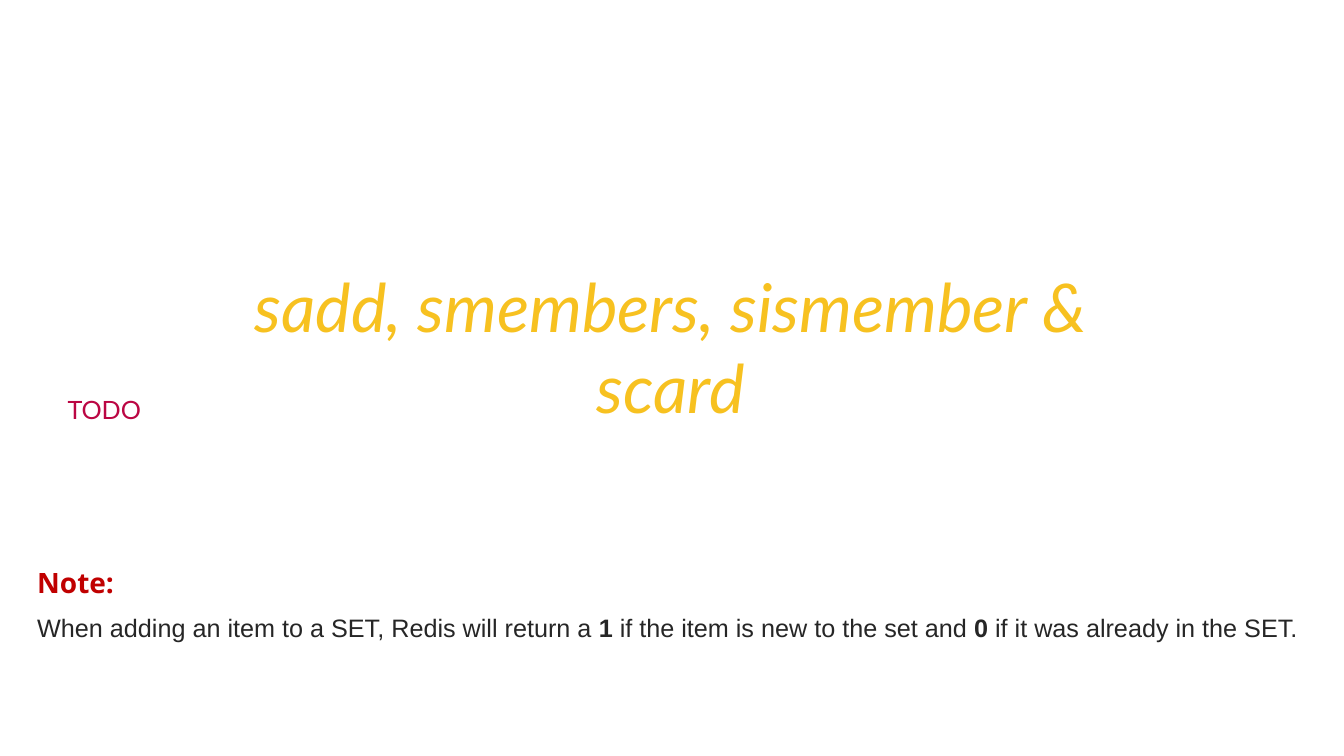
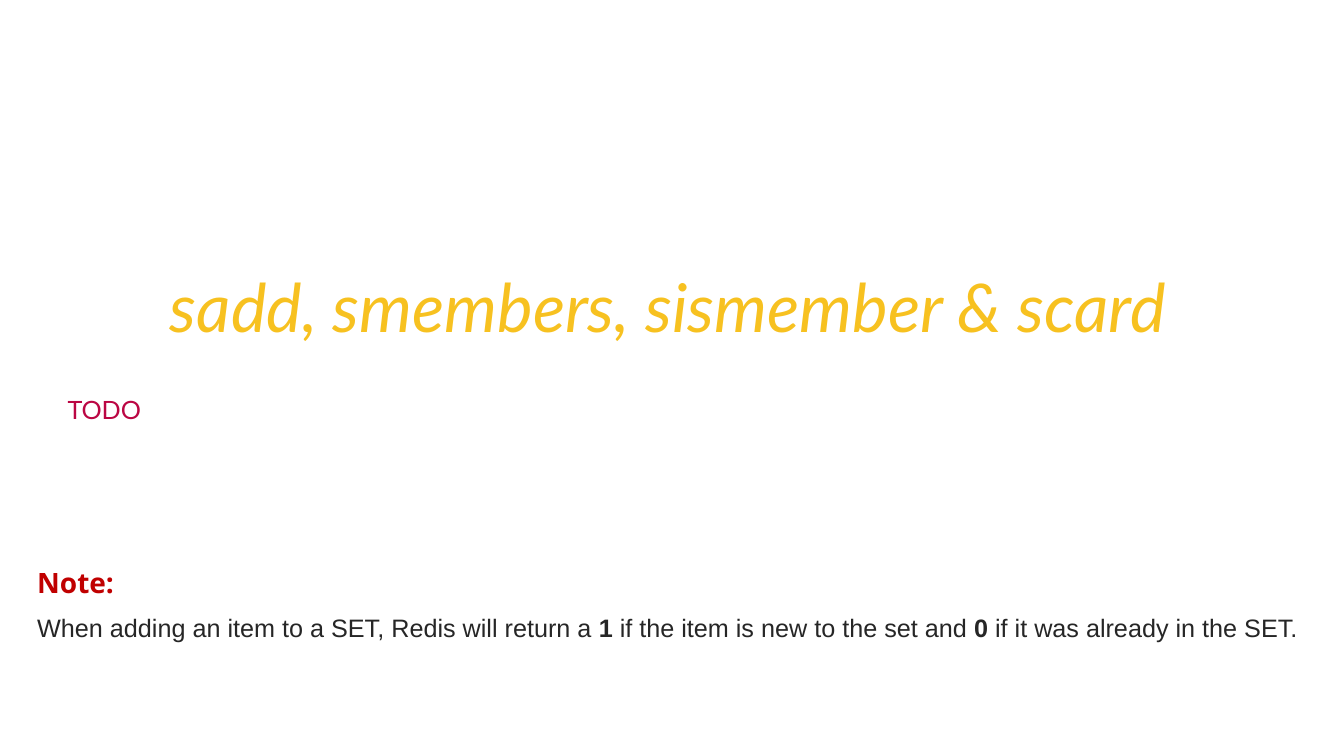
Before and after one commit to Saleel-Bagde/PPT-s, a slide deck: slide 60 of redis Ver2.pptx. Drawn at 1344x756 pixels with LibreOffice and Linux fonts; fonts in the diff are those of the drawing. Boxes give left, top, right and bottom in pixels: in the first picture for what was removed or moved away, otherwise in the second. Text is boxed around its words. In the diff, an @@ line names an element or a change of style, - is before the commit and + after.

```diff
--- a/redis Ver2.pptx
+++ b/redis Ver2.pptx
@@ text "sadd, smembers, sismember & scard" rewrapped from <box>254,282,1028,414</box> to <box>170,282,1167,341</box> @@
```
Also in this commit, not shown: 10 other slides changed, 17 slides added, 1 slide removed.
